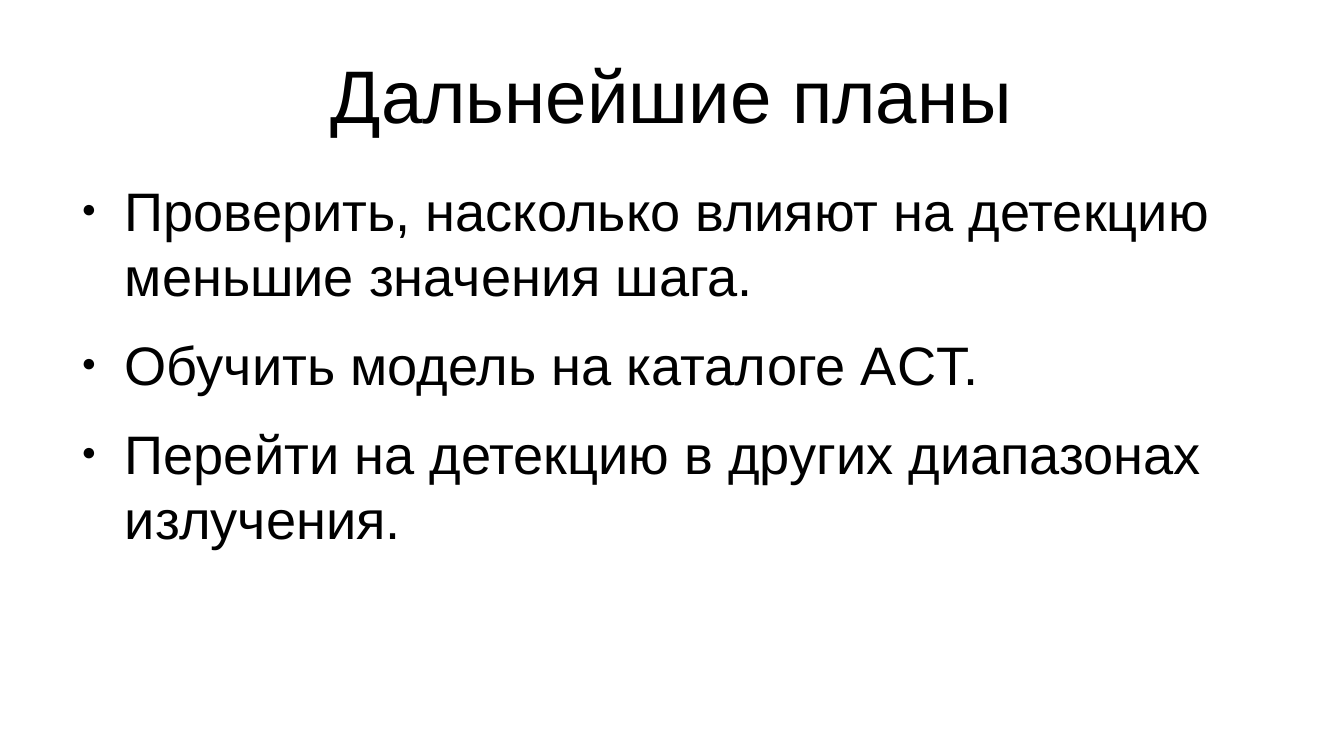
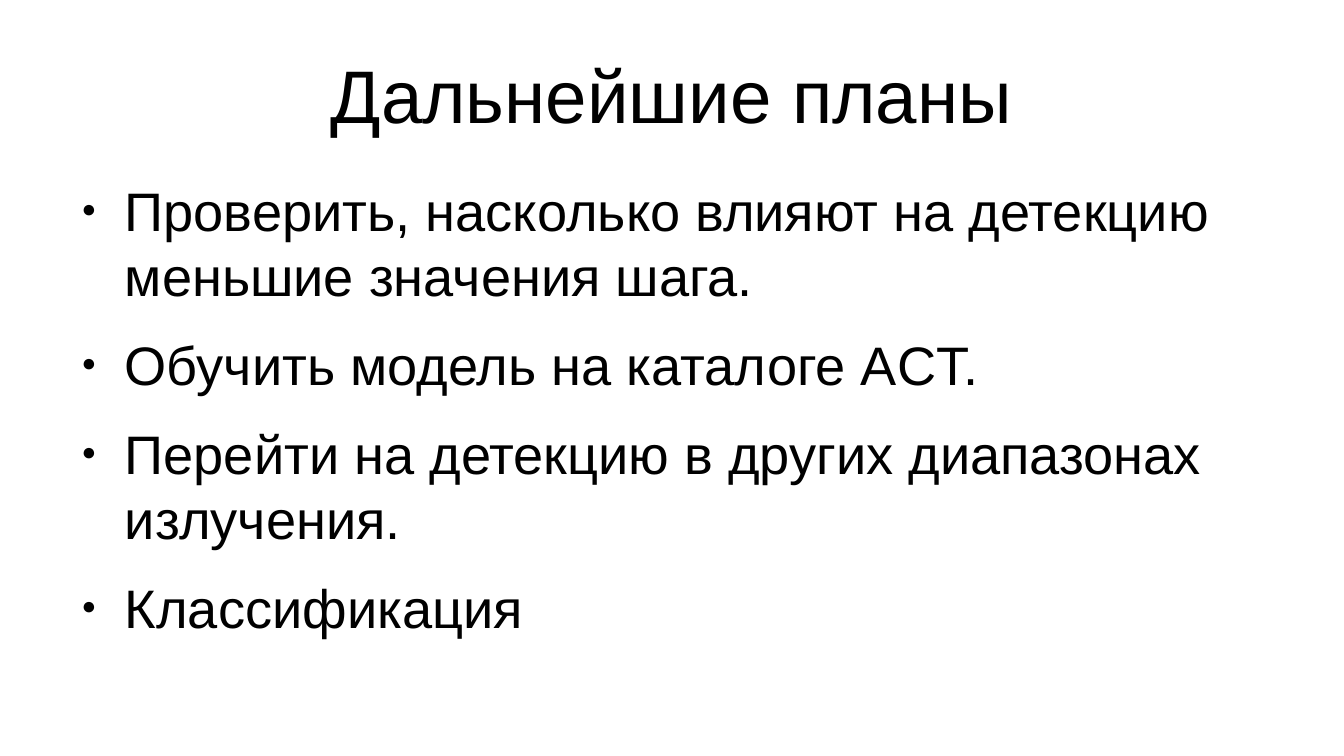
Before and after one commit to rt2122/data-segmentation-2, a slide deck: slide 29 of text/sem.odp (slide 19 before the commit). Drawn at 1344x756 pixels with LibreOffice and Linux fonts; fonts in the diff are those of the drawing. Boxes give left, top, right and bottom in pixels: in the first picture for what was removed or moved away, otherwise in the second. Text is boxed around its words. In the diff, an @@ line names an element or a change of style, - is before the commit and + after.

```diff
--- a/text/sem.odp
+++ b/text/sem.odp
@@ text at (125,588,523,637): paragraph added @@
+● Классификация
```
Also in this commit, not shown: 6 other slides changed, 10 slides added, 8 other files.
